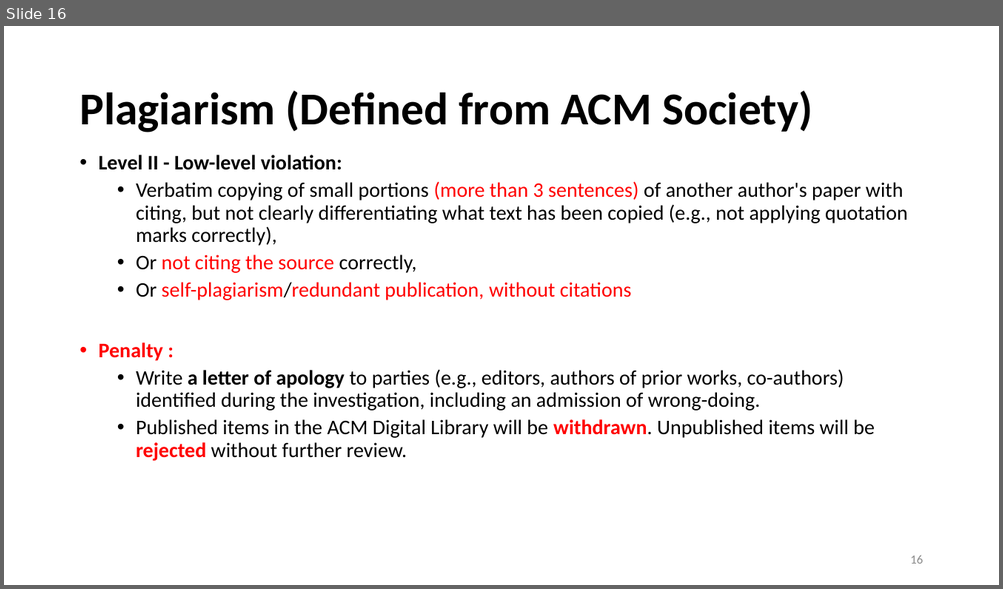
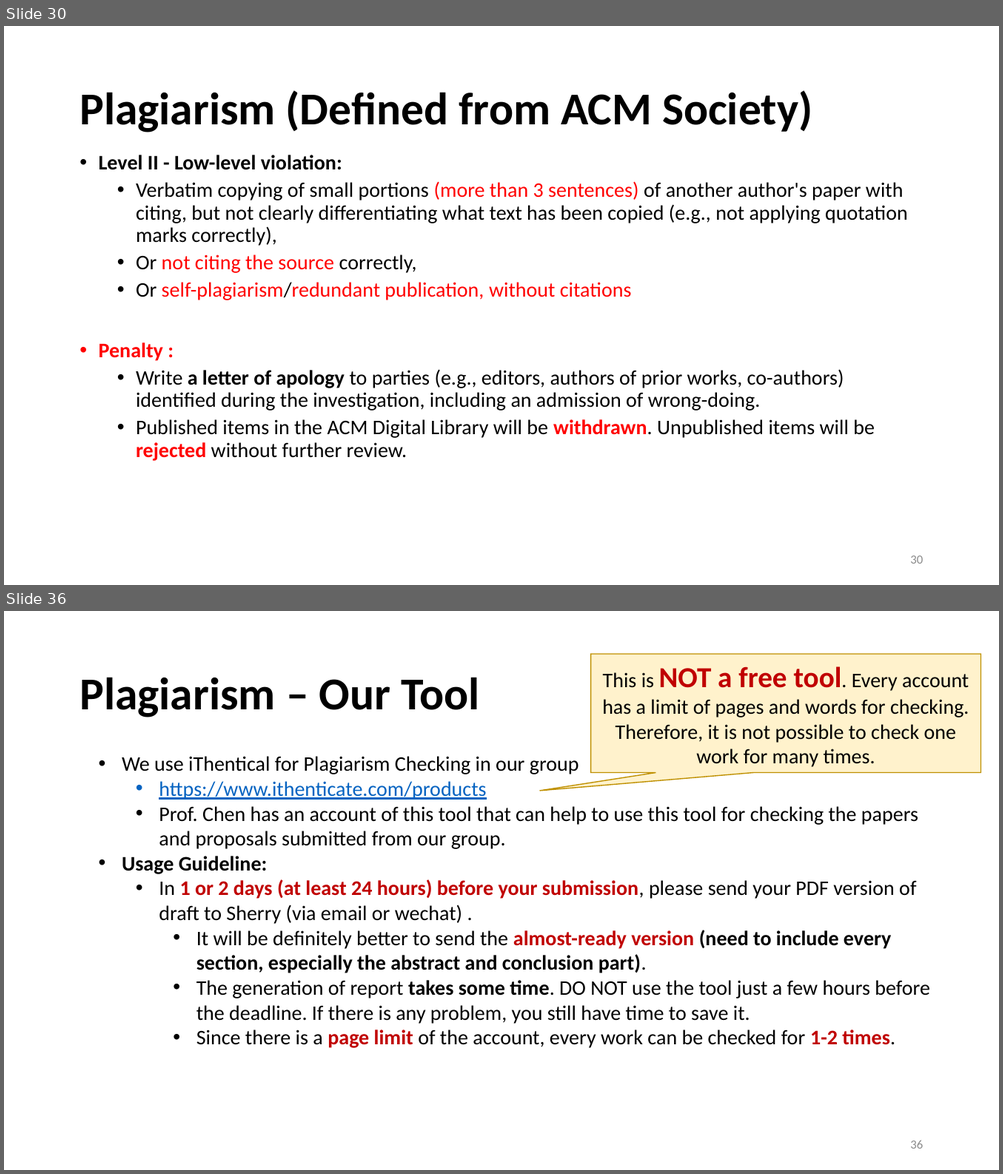
Before and after one commit to heathersherry/Knowledge-Graph-Tutorials-and-Papers, a slide deck: research suggestions.pptx. Shown one above the other, each under a label of ours: slide 16 before the commit, slides 30 and 36 after it; the slides between them are not shown. The pictures are 1003x589 and 1003x1174 pixels, drawn with LibreOffice and Linux fonts; fonts in the diff are those of the drawing. Boxes give left, top, right and bottom in pixels: in the first picture for what was removed or moved away, otherwise in the second. Text is boxed around its words. In the diff, an @@ line names an element or a change of style, - is before the commit and + after.

```diff
--- a/research suggestions.pptx
+++ b/research suggestions.pptx
@@ slide 36 added at [4, 611, 999, 1170], background #FFFFFF @@
@@ speech box added at [590, 654, 981, 773], fill #FFF2CC, outline #BF9000 1 pt, 20 pt, text #000000 @@
+This is NOT a free tool. Every account has a limit of pages and words for checking. Therefore, it is not possible to check one work for many times.
@@ title added at [79, 677, 479, 718], 44 pt, text #000000, bold @@
+Plagiarism – Our Tool
@@ text added at [122, 756, 930, 1048], 20 pt, text #000000 @@
+• We use iThentical for Plagiarism Checking in our group
+  • https://www.ithenticate.com/products
+  • Prof. Chen has an account of this tool that can help to use this tool for checking the papers and proposals submitted from our group.
+• Usage Guideline:
+  • In 1 or 2 days (at least 24 hours) before your submission, please send your PDF version of draft to Sherry (via email or wechat) .
+    • It will be definitely better to send the almost-ready version (need to include every section, especially the abstract and conclusion part).
+    • The generation of report takes some time. DO NOT use the tool just a few hours before the deadline. If there is any problem, you still have time to save it.
+    • Since there is a page limit of the account, every work can be checked for 1-2 times.
@@ page number added at [910, 1141, 922, 1149], 12 pt, text #8C8C8C @@
+36
@@ what was slide 16 is now slide 30 @@
@@ page number at [910, 556, 922, 564]: text changed @@
-16
+30
```
Also in this commit, not shown: 17 slides changed, 14 other slides added.
